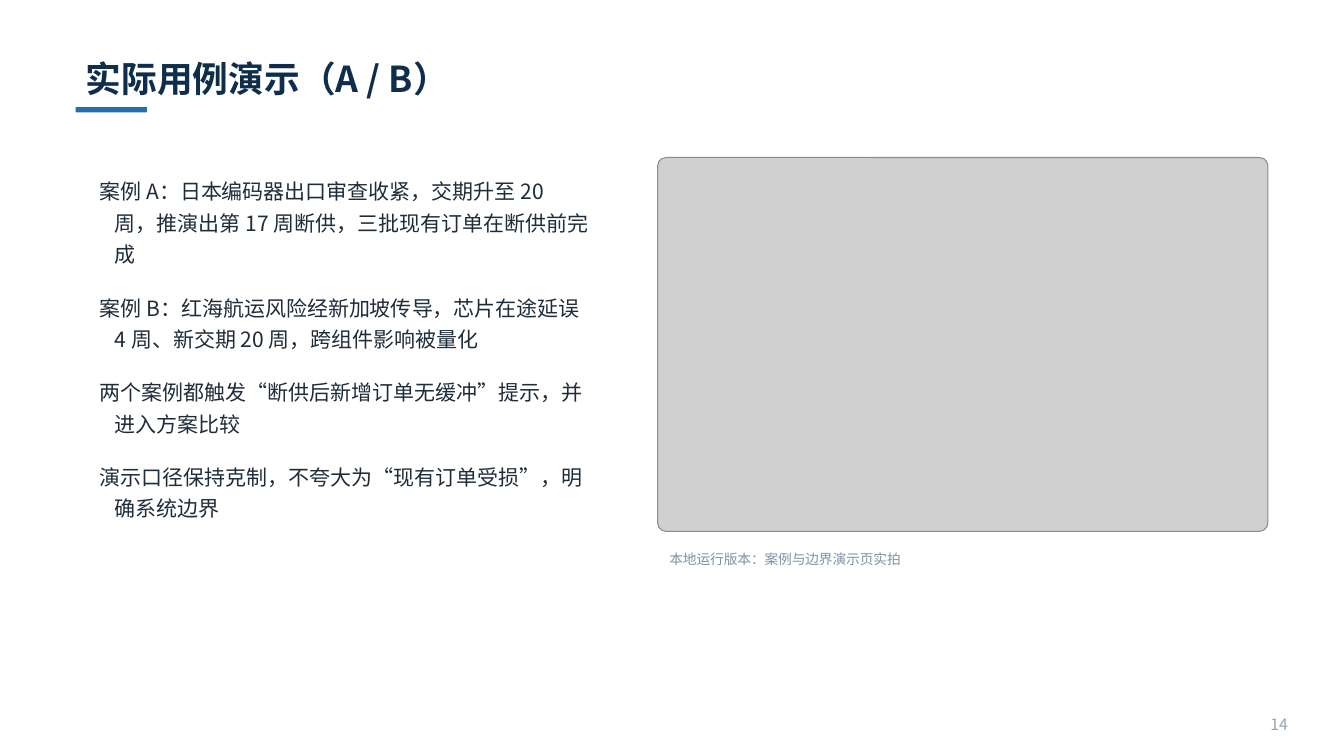
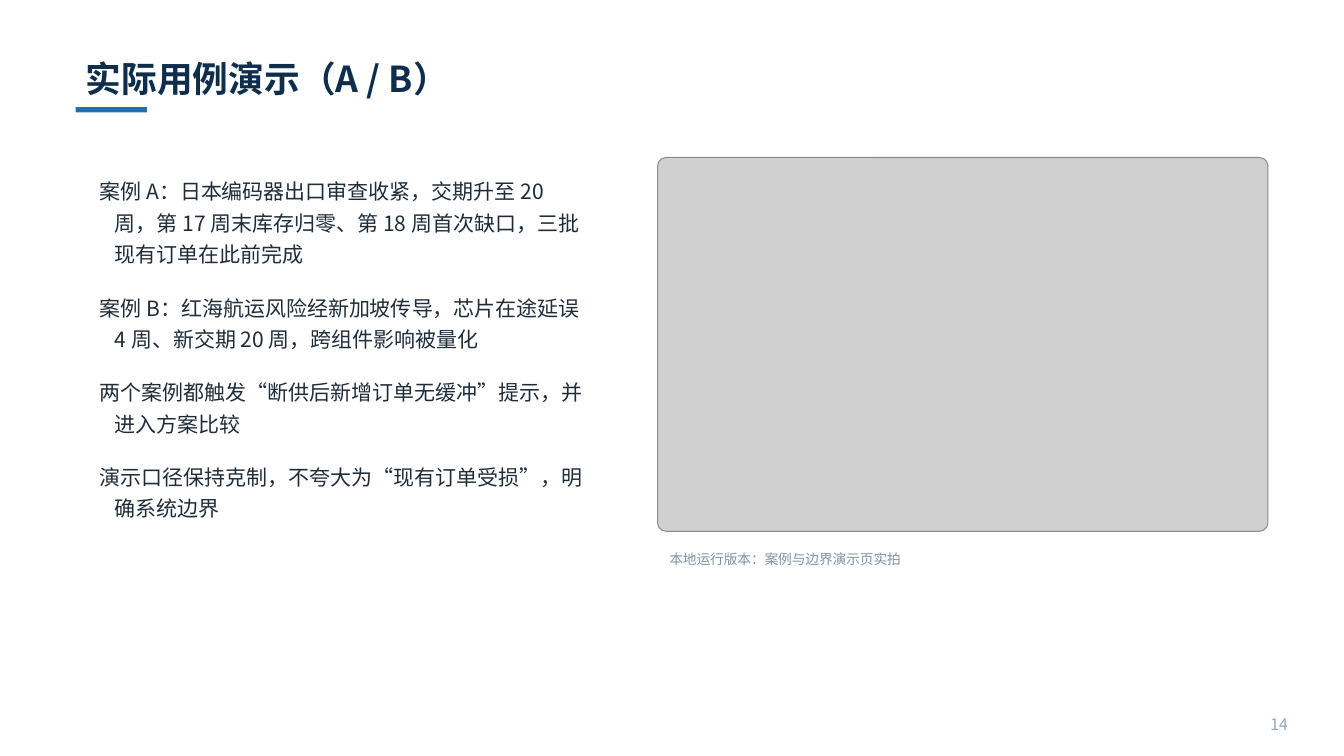
Before and after one commit to IdlebBack/diyuan-risk, a slide deck: slide 14 of docs/地缘风险_产品介绍PPT_20260908.pptx. Drawn at 1344x756 pixels with LibreOffice and Linux fonts; fonts in the diff are those of the drawing; grey boxes stand for pictures. Boxes give left, top, right and bottom in pixels: in the first picture for what was removed or moved away, otherwise in the second. Text is boxed around its words. In the diff, an @@ line names an element or a change of style, - is before the commit and + after.

```diff
--- a/docs/地缘风险_产品介绍PPT_20260908.pptx
+++ b/docs/地缘风险_产品介绍PPT_20260908.pptx
@@ text at box(100, 181, 579, 264): text changed @@
-案例 A：日本编码器出口审查收紧，交期升至 20 周，推演出第 17 周断供，三批现有订单在断供前完成
+案例 A：日本编码器出口审查收紧，交期升至 20 周，第 17 周末库存归零、第 18 周首次缺口，三批现有订单在此前完成
```
Also in this commit, not shown: 2 other slides changed, 20 other files.
